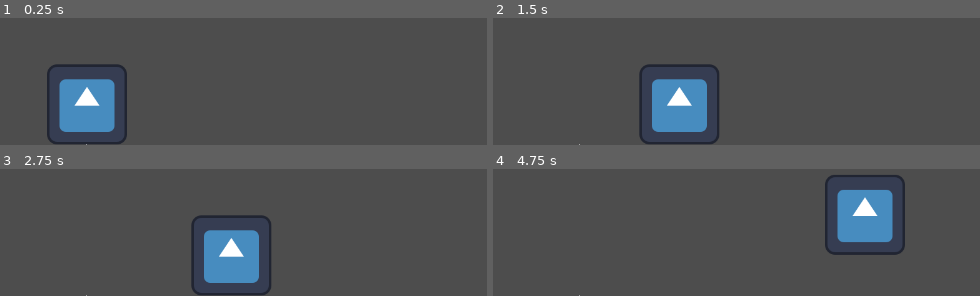
Above: before the commit, frames 1-4 (two rows, left to right).
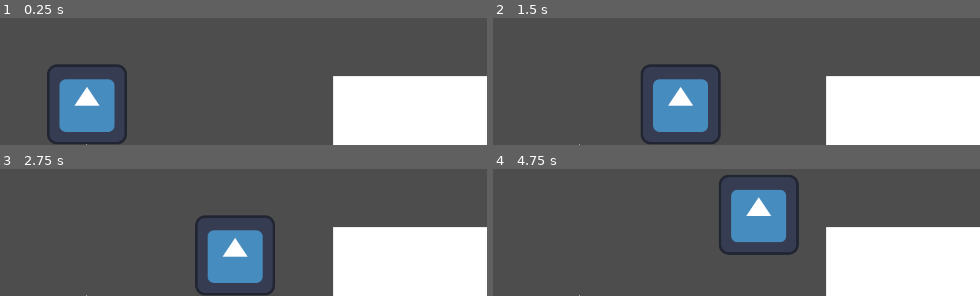
Above: after the commit, the same moments.

Repository: heliosalesjr/mtdvn
Game: Godot game, scene res://game.tscn
The game is run twice, just before and just after one commit, with the same random seed, the same clock (stepped at 60 frames per second) and the same inputs. The engine's default icon, where the game draws it, is replaced by a stand-in: a white triangle on a blue panel in a dark square.
Inputs:
- Up to frame 1 (0.25 s): no input
- Up to frame 2 (1.5 s): tap Enter at 0.5 s; hold W (run, bound only after the commit) 0.53-1.28 s; hold D (move_right) from 0.53 s (still down); tap Space (jump) at 0.77 s; tap W (run, bound only after the commit) at 1.35 s
- Up to frame 3 (2.75 s): tap Space (jump) at 1.52 s; release D (move_right) at 2.03 s; hold A (move_left) from 2.03 s (still down); hold W (run, bound only after the commit) from 2.03 s (still down)
- Up to frame 4 (4.75 s): release A (move_left) at 2.78 s; release W (run, bound only after the commit) at 2.78 s; hold D (move_right) 2.78-4.28 s; tap W (run, bound only after the commit) at 2.85, 4.35 s; tap Space (jump) at 3.02, 3.77, 4.52 s; hold W (run, bound only after the commit) 3.53-4.28 s; hold A (move_left) from 4.28 s (still down)

The runs differ from the first frame. In frame 1, 17% of the frame differs, in the area x 68-100%, y 45-100%; in frame 2, 18%; in frame 3, 19%; in frame 4, 27%, in the area x 46-100%, y 4-100%.

Commit message:
the run mode

Diff:
--- a/character.gd
+++ b/character.gd
@@ -1,7 +1,9 @@
 extends CharacterBody2D
 
 @export_category("Locomotion")
-@export var _move_speed: float = 256
+@export var _walk_speed: float = 256
+@export var _run_speed: float = 512
+@export var _move_speed: float = _walk_speed
 @export var _acceleration: float = 512
 @export var _deceleration: float = 2048
 var direction: float
@@ -11,10 +13,16 @@
 @export var _gravity_multiplier: float = 1 #this is used to control the gravity for the player, but having that on other characters might help them feel lighter or heavier according to the desired effect.
 @export var _air_control: float = 0.5
 @export var _air_brakes: float = 0.5
+@export var _terminal_velocity: float = 2048
 @onready var _gravity: float = ProjectSettings.get("physics/2d/default_gravity") * _gravity_multiplier
 @onready var _jump_force: float = sqrt(_gravity * _jump_height * 2) * -1
 var is_jumping: bool = false
 
+func walk() -> void:
+	_move_speed = _walk_speed
+
+func run() -> void:
+	_move_speed = _run_speed
 
 func jump() -> void:
 	if is_on_floor():
@@ -36,6 +44,7 @@
 
 func _air_physics(delta) -> void:
 	velocity.y += _gravity * delta
+	velocity.y = min(velocity.y, _terminal_velocity)
 
 	if direction:
 		velocity.x = move_toward(velocity.x, direction * _move_speed, _acceleration * _air_control * delta)
--- a/game.tscn
+++ b/game.tscn
@@ -6,6 +6,9 @@
 
 [sub_resource type="WorldBoundaryShape2D" id="WorldBoundaryShape2D_88gup"]
 distance = -16.0
+
+[sub_resource type="RectangleShape2D" id="RectangleShape2D_feb5d"]
+size = Vector2(246, 110)
 
 [node name="Game" type="Node2D"]
 process_mode = 3
@@ -24,15 +27,32 @@
 
 [node name="Kitty" parent="WorldEnvironment" instance=ExtResource("1_80nbo")]
 script = ExtResource("2_feb5d")
-_move_speed = 256.0
+_walk_speed = 256.0
+_run_speed = 512.0
+_move_speed = null
 _acceleration = 512.0
 _deceleration = 2048.0
 _jump_height = 256.0
 _gravity_multiplier = 1.0
+_air_control = 0.5
+_air_brakes = 0.5
+_terminal_velocity = 2048.0
 
 [node name="Player" type="Node" parent="WorldEnvironment/Kitty" node_paths=PackedStringArray("character")]
 script = ExtResource("2_e2o6t")
 character = NodePath("..")
+
+[node name="StaticBody2D2" type="StaticBody2D" parent="WorldEnvironment"]
+
+[node name="CollisionShape2D" type="CollisionShape2D" parent="WorldEnvironment/StaticBody2D2"]
+position = Vector2(517, -55)
+shape = SubResource("RectangleShape2D_feb5d")
+
+[node name="ColorRect" type="ColorRect" parent="WorldEnvironment/StaticBody2D2"]
+offset_left = 394.0
+offset_top = -110.0
+offset_right = 644.0
+offset_bottom = 2.0
 
 [node name="CanvasLayer" type="CanvasLayer" parent="."]
 visible = false
--- a/player.gd
+++ b/player.gd
@@ -8,6 +8,10 @@
 	elif event.is_action_released("jump"):
 		character.cancel_jump()
 
-# Called every frame. 'delta' is the elapsed time since the previous frame.
-func _process(delta: float) -> void:
+	if event.is_action_pressed("run"):
+		character.run()
+	elif event.is_action_released("run"):
+		character.walk()
+
+func _process(_delta: float) -> void:
 	character.direction = Input.get_axis("move_left","move_right")
--- a/project.godot
+++ b/project.godot
@@ -42,6 +42,11 @@
 , Object(InputEventKey,"resource_local_to_scene":false,"resource_name":"","device":-1,"window_id":0,"alt_pressed":false …(186 unchanged characters)…
 ]
 }
+run={
+"deadzone": 0.2,
+"events": [Object(InputEventKey,"resource_local_to_scene":false,"resource_name":"","device":-1,"window_id":0,"alt_pressed":false,"shift_pressed":false,"ctrl_pressed":false,"meta_pressed":false,"pressed":false,"keycode":0,"physical_keycode":87,"key_label":0,"unicode":119,"location":0,"echo":false,"script":null)
+]
+}
 
 [rendering]
 
Not shown: 1 places in game.tscn that only renumber resources
